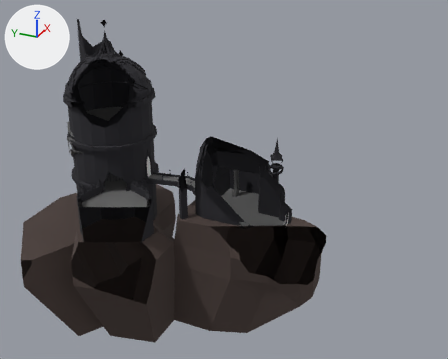
What one commit did to the glTF model models/castle/castle.glb.
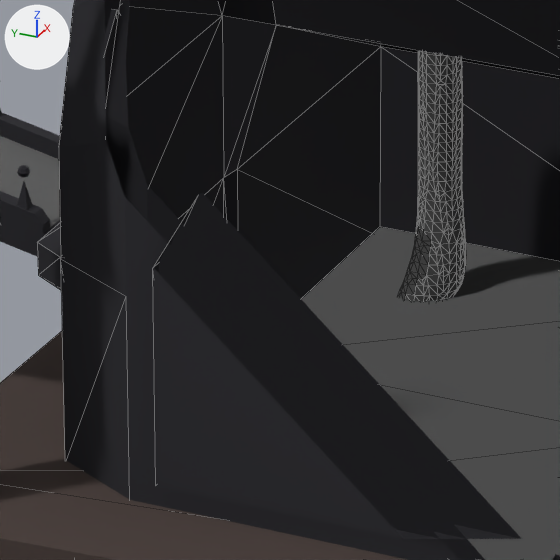
Old and new are each drawn whole from a camera (50 mm lens) standing at (-834.0, -126.0, 456.0) and looking at (-18.0, 241.0, 49.0) and again close up on the part from 42% to 56% of the width and 46% to 63% of the height. Every picture has the same lights, and +X, +Y and +Z are marked at upper left. The older version's two pictures come first. The close-ups show mesh edges as thin lines. Everything nearer to the camera than a plane just in front of the edit is cut away. Where no turn or scale is listed for an object, it has been applied to the vertices.

Objects in the first close-up: 'bridge_col', 'curtains_col', 'island_col', 'lust_col', 'lust_floor_col'.
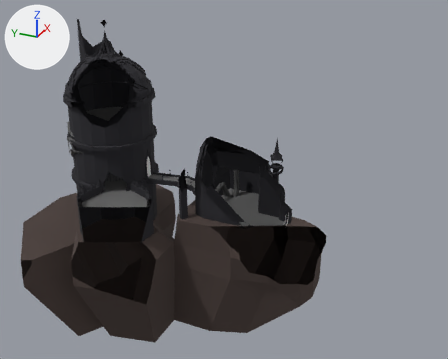
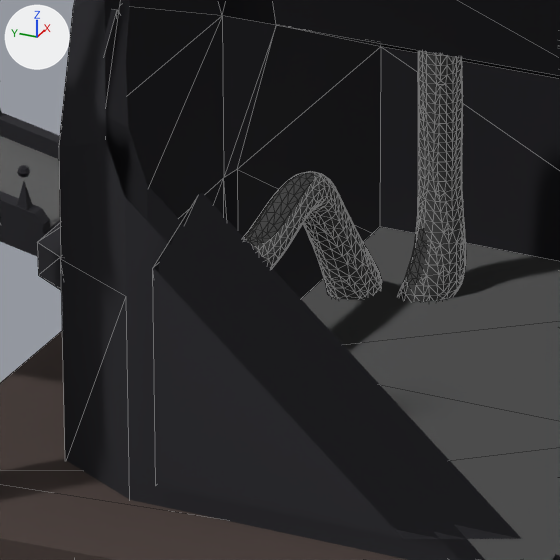
Diff of the bpy script that builds the scene:
```diff
--- a/models/castle/castle.glb.py
+++ b/models/castle/castle.glb.py
@@ me_sphere_001 @@
+me_sphere_001.from_pydata(...)  # 714 vertices, 1424 faces; spans x -40.1..13.4, y 244.5..256.9, z -38.4..1.0
+me_sphere_001.materials.append(mat_curtains)  # dark grey #565656
@@ ob_curtains_col_001 @@
+ob_curtains_col_001 = bpy.data.objects.new('curtains_col.001', me_sphere_001)
+ob_curtains_col_001.location = (30.8, 11.9, 21.1)
```

Pixel boxes [x1, y1, x2, y2] of what changed, in the close-ups (560 x 560 px):
'curtains_col.001', added
    after: [244, 171, 382, 300]
